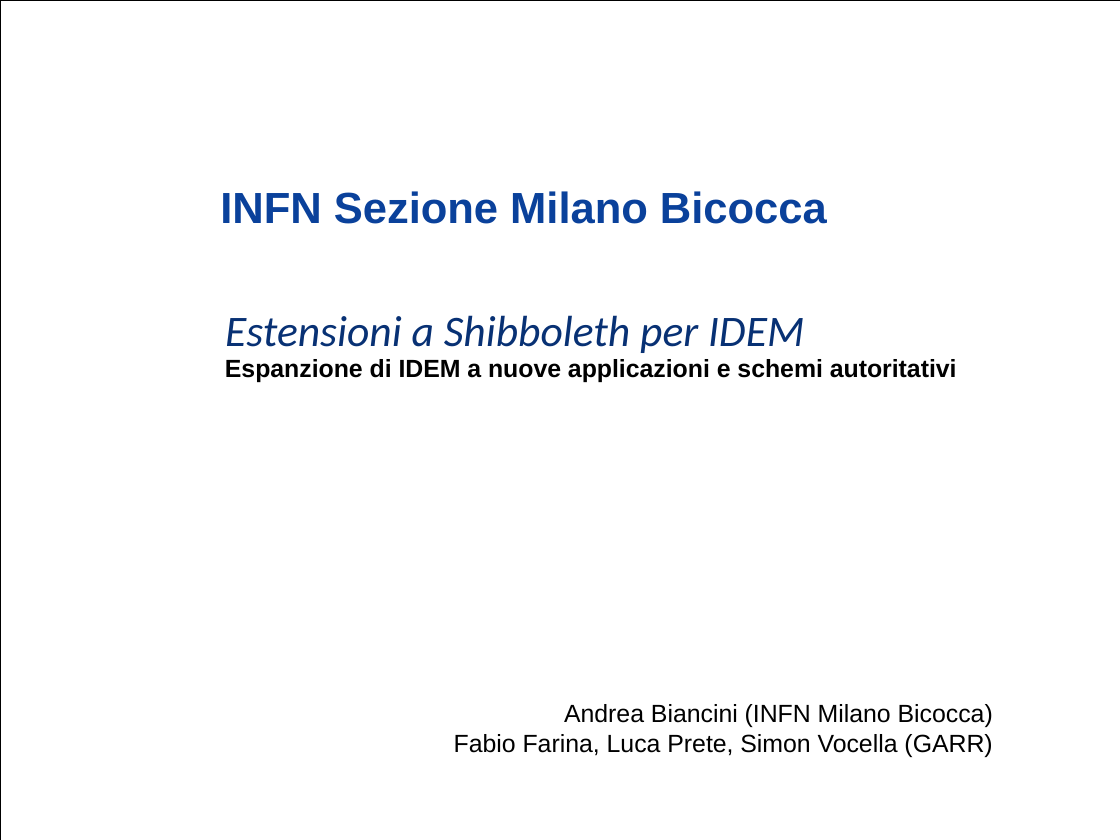
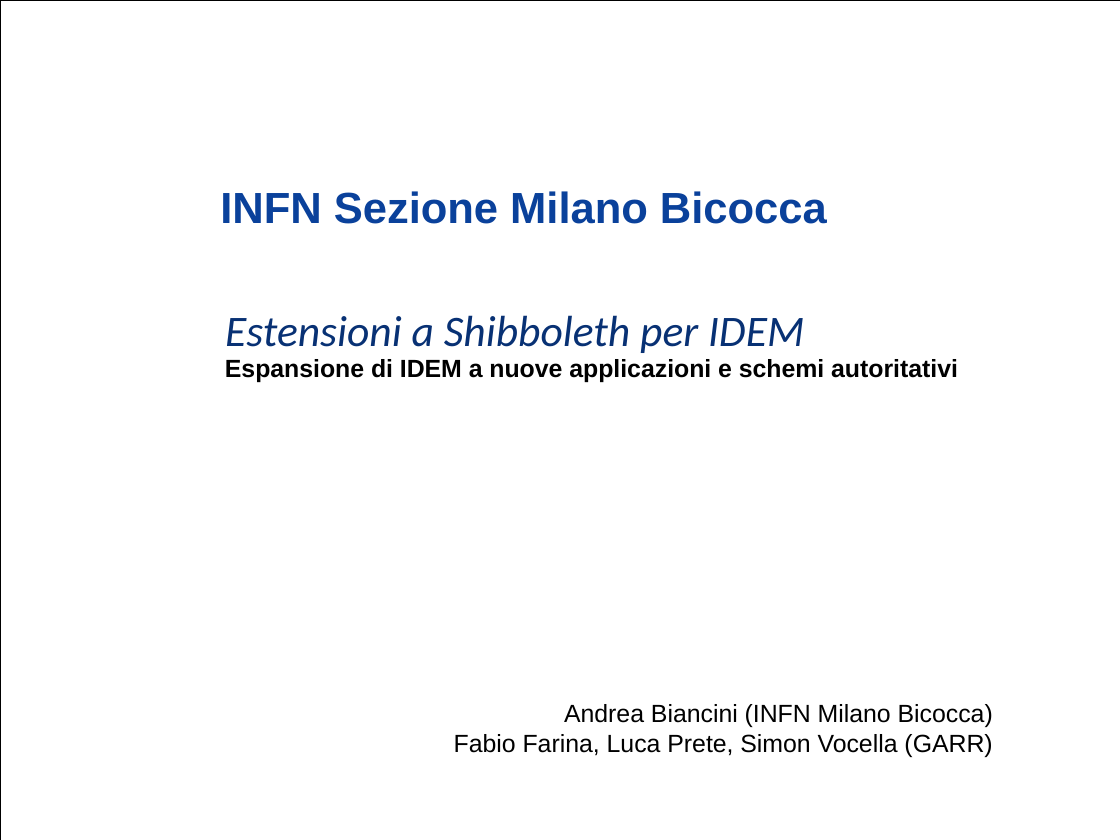
Before and after one commit to biancini/Shibboleth-Authentication, a slide deck: slide 1 of ShibbolethExtensions.pptx. Drawn at 1120x840 pixels with LibreOffice and Linux fonts; fonts in the diff are those of the drawing; background and template pictures are left out. Boxes give left, top, right and bottom in pixels: in the first picture for what was removed or moved away, otherwise in the second. Text is boxed around its words. In the diff, an @@ line names an element or a change of style, - is before the commit and + after.

Commit message:
Grammar check

```diff
--- a/ShibbolethExtensions.pptx
+++ b/ShibbolethExtensions.pptx
@@ subtitle at (x1=225, y1=359, x2=958, y2=382): text changed @@
-Espanzione di IDEM a nuove applicazioni e schemi autoritativi
+Espansione di IDEM a nuove applicazioni e schemi autoritativi
```
